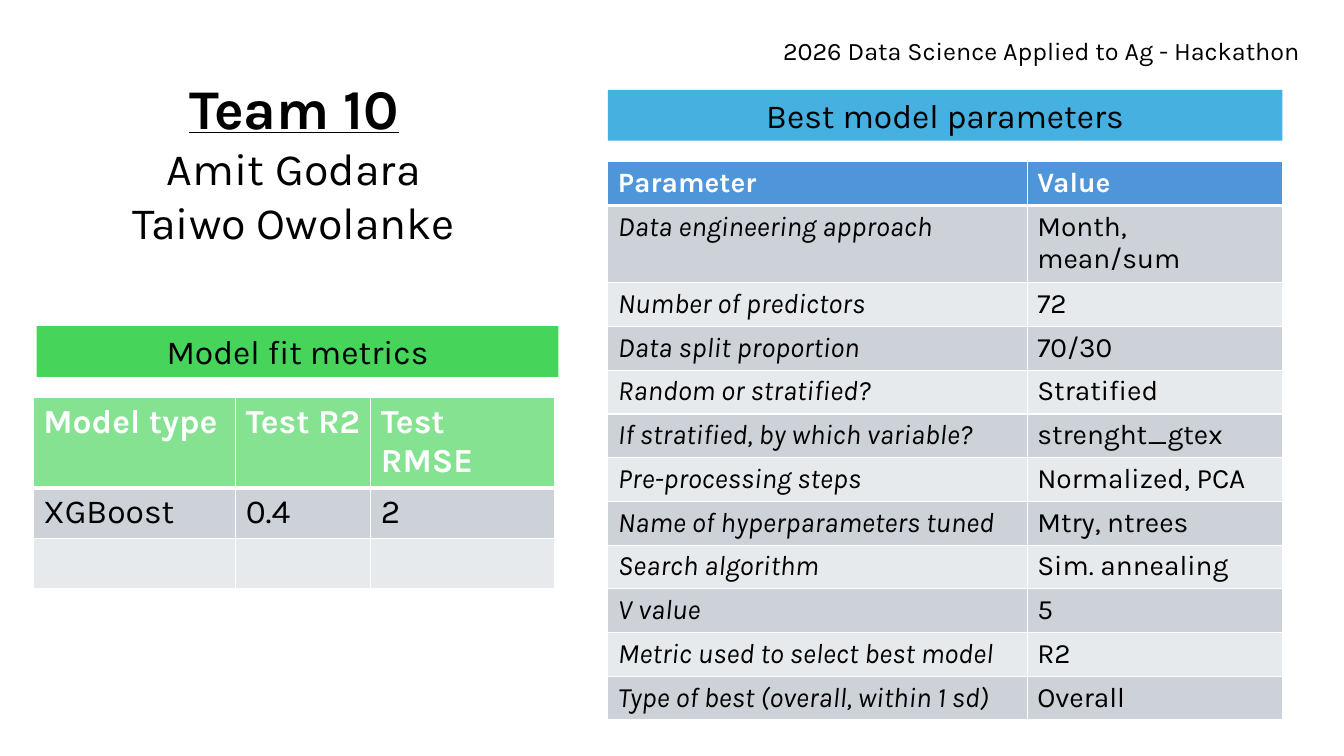
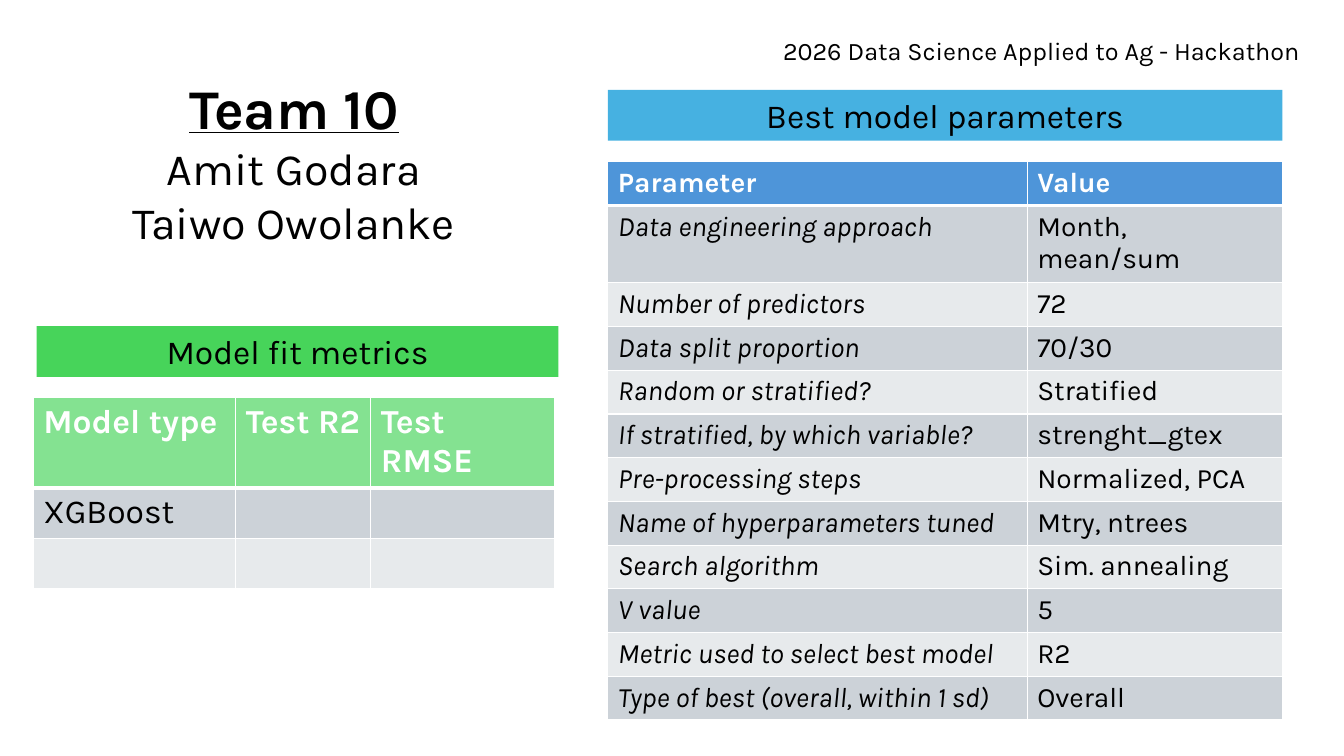
Before and after one commit to godara70b/2026dsa_finalproject_group10, a slide deck: slide 1 of 2026dsa_team10.pptx. Drawn at 1344x756 pixels with LibreOffice and Linux fonts; fonts in the diff are those of the drawing. Boxes give left, top, right and bottom in pixels: in the first picture for what was removed or moved away, otherwise in the second. Text is boxed around its words. In the diff, an @@ line names an element or a change of style, - is before the commit and + after.

Commit message:
nS

```diff
--- a/2026dsa_team10.pptx
+++ b/2026dsa_team10.pptx
@@ table at box(33, 397, 556, 548) @@
-row 2, column 2: 0.4
+row 2, column 2: 
-row 2, column 3: 2
+row 2, column 3: 
```
